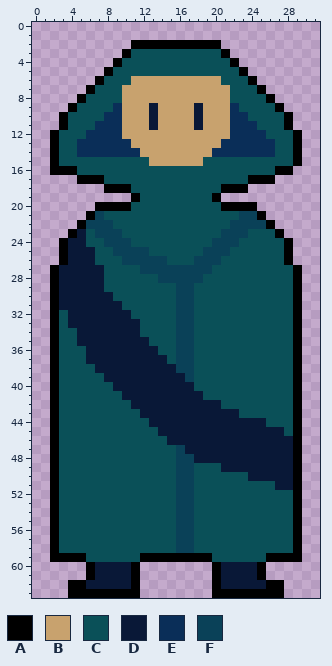
Pixel-art sprite, stored at proj_2_ghosts/assets/ghost_hunter.png. The picture above is the old version.
The file is 32x64 pixels.
Palette (. is transparent): A #000000  B #c8a26e  C #0a5058  D #091837  E #0a2e58  F #0a4158
Pixels before, first column x 2:
 2 .........AAAAAAAAAA.........
 3 ........ACCCCCCCCCCA........
 4 .......ACCCCCCCCCCCCA.......
 5 ......ACCCCCCCCCCCCCCA......
 6 .....ACCCBBBBBBBBBBCCCA.....
 7 ....ACCCBBBBBBBBBBBBCCCA....
 8 ...ACCCCBBBBBBBBBBBBCCCCA...
 9 ..ACCCCEBBBDBBBBDBBBECCCCA..
10 .ACCCCEEBBBDBBBBDBBBEECCCCA.
11 .ACCCEEEBBBDBBBBDBBBEEECCCA.
12 ACCCEEEEBBBBBBBBBBBBEEEECCCA
13 ACCEEEEEEBBBBBBBBBBEEEEEECCA
14 ACCEEEEEEEBBBBBBBBEEEEEEECCA
15 ACCCCCCCCCCBBBBBBCCCCCCCCCCA
16 AAACCCCCCCCCCCCCCCCCCCCCCAA.
17 ...AAACCCCCCCCCCCCCCCCAAA...
18 ......AAACCCCCCCCCCAAA......
19 .........ACCCCCCCCA.........
20 .....AAAACCCCCCCCCCAAAA.....
21 ....AFCCCCCCCCCCCCCCCFFA....
22 ...AFFFCCCCCCCCCCCCCFFFFA...
23 ..ADCFFFCCCCCCCCCCCFFFCCCA..
24 .ADDCCFFFCCCCCCCCCFFFCCCCCA.
25 .ADDDCCFFFFCCCCCCFFFCCCCCCA.
26 .ADDDCCCFFFFFCCCFFFCCCCCCCA.
27 ADDDDDCCCCFFFFFFFFCCCCCCCCCA
28 ADDDDDCCCCCCFFFFFCCCCCCCCCCA
29 ADDDDDCCCCCCCCFFCCCCCCCCCCCA
30 ADDDDDDCCCCCCCFFCCCCCCCCCCCA
31 ADDDDDDDCCCCCCFFCCCCCCCCCCCA
32 ACDDDDDDDCCCCCFFCCCCCCCCCCCA
33 ACDDDDDDDDCCCCFFCCCCCCCCCCCA
34 ACCDDDDDDDCCCCFFCCCCCCCCCCCA
35 ACCDDDDDDDDCCCFFCCCCCCCCCCCA
36 ACCCDDDDDDDDCCFFCCCCCCCCCCCA
37 ACCCDDDDDDDDDCFFCCCCCCCCCCCA
38 ACCCCDDDDDDDDDFFCCCCCCCCCCCA
39 ACCCCCDDDDDDDDDFCCCCCCCCCCCA
40 ACCCCCCDDDDDDDDDCCCCCCCCCCCA
41 ACCCCCCCDDDDDDDDDCCCCCCCCCCA
42 ACCCCCCCCDDDDDDDDDDCCCCCCCCA
43 ACCCCCCCCCDDDDDDDDDDDCCCCCCA
44 ACCCCCCCCCCDDDDDDDDDDDDDCCCA
45 ACCCCCCCCCCCDDDDDDDDDDDDDDCA
46 ACCCCCCCCCCCCDDDDDDDDDDDDDDA
47 ACCCCCCCCCCCCCFDDDDDDDDDDDDA
48 ACCCCCCCCCCCCCFFDDDDDDDDDDDA
49 ACCCCCCCCCCCCCFFCCCDDDDDDDDA
50 ACCCCCCCCCCCCCFFCCCCCCDDDDDA
51 ACCCCCCCCCCCCCFFCCCCCCCCCDDA
52 ACCCCCCCCCCCCCFFCCCCCCCCCCCA
53 ACCCCCCCCCCCCCFFCCCCCCCCCCCA
54 ACCCCCCCCCCCCCFFCCCCCCCCCCCA
55 ACCCCCCCCCCCCCFFCCCCCCCCCCCA
56 ACCCCCCCCCCCCCFFCCCCCCCCCCCA
57 ACCCCCCCCCCCCCFFCCCCCCCCCCCA
58 ACCCCCCCCCCCCCFFCCCCCCCCCCCA
59 AAAACCCCCCAAAAAAAACCCCCCAAAA
60 ....ADDDDA........ADDDDA....
61 ....ADDDDA........ADDDDA....
62 ..AADDDDDA........ADDDDDAA..
63 ..AAAAAAAA........AAAAAAAA..
Now the later version:
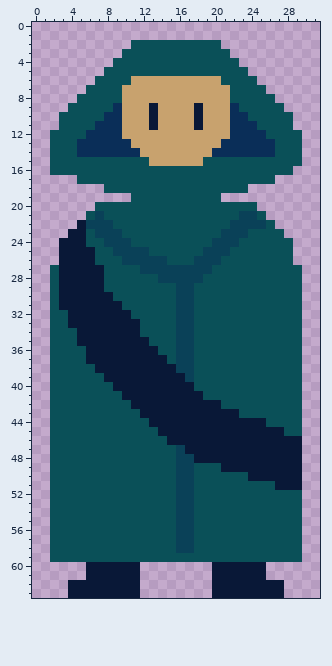
Difference:
Changed rows in their new state; - is an unchanged pixel.
first column x 2:
 2 ---------CCCCCCCCCC---------
 3 --------C----------C--------
 4 -------C------------C-------
 5 ------C--------------C------
 6 -----C----------------C-----
 7 ----C------------------C----
 8 ---C--------------------C---
 9 --C----------------------C--
10 -C------------------------C-
11 -C------------------------C-
12 C--------------------------C
13 C--------------------------C
14 C--------------------------C
15 C--------------------------C
16 CCC----------------------CC-
17 ---CCC----------------CCC---
18 ------CCC----------CCC------
19 ---------C--------C---------
20 -----CCCC----------CCCC-----
21 ----C------------------C----
22 ---D--------------------C---
23 --D----------------------C--
24 -D------------------------C-
25 -D------------------------C-
26 -D------------------------C-
27 C--------------------------C
28 C--------------------------C
29 C--------------------------C
30 C--------------------------C
31 C--------------------------C
32 C--------------------------C
33 C--------------------------C
34 C--------------------------C
35 C--------------------------C
36 C--------------------------C
37 C--------------------------C
38 C--------------------------C
39 C--------------------------C
40 C--------------------------C
41 C--------------------------C
42 C--------------------------C
43 C--------------------------C
44 C--------------------------C
45 C--------------------------C
46 C--------------------------D
47 C--------------------------D
48 C--------------------------D
49 C--------------------------D
50 C--------------------------D
51 C--------------------------D
52 C--------------------------C
53 C--------------------------C
54 C--------------------------C
55 C--------------------------C
56 C--------------------------C
57 C--------------------------C
58 C--------------------------C
59 CCCC------CCCCCCCC------CCCC
60 ----D----D--------D----D----
61 ----D----D--------D----D----
62 --DD-----D--------D-----DD--
63 --DDDDDDDD--------DDDDDDDD--
